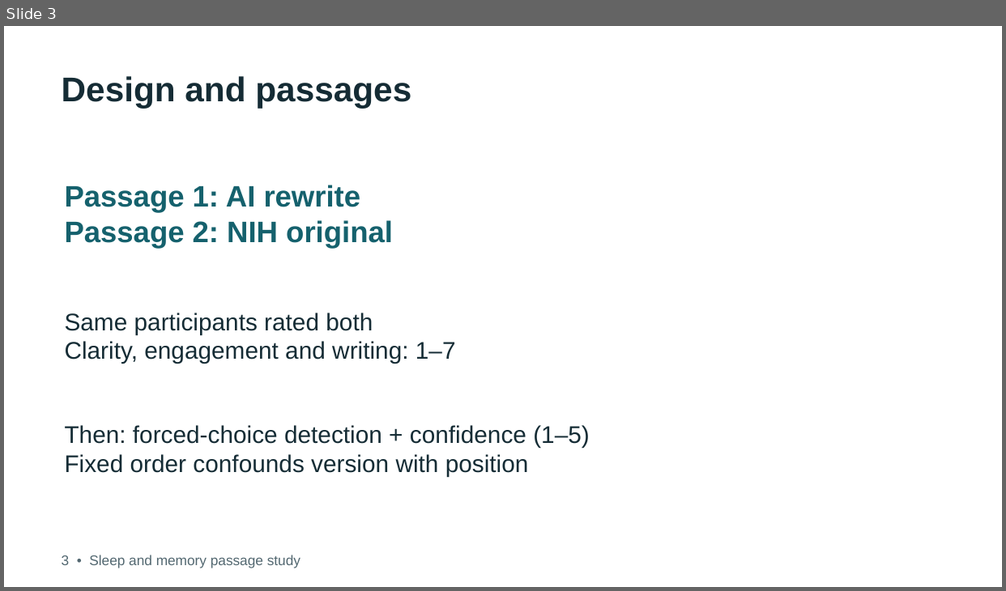
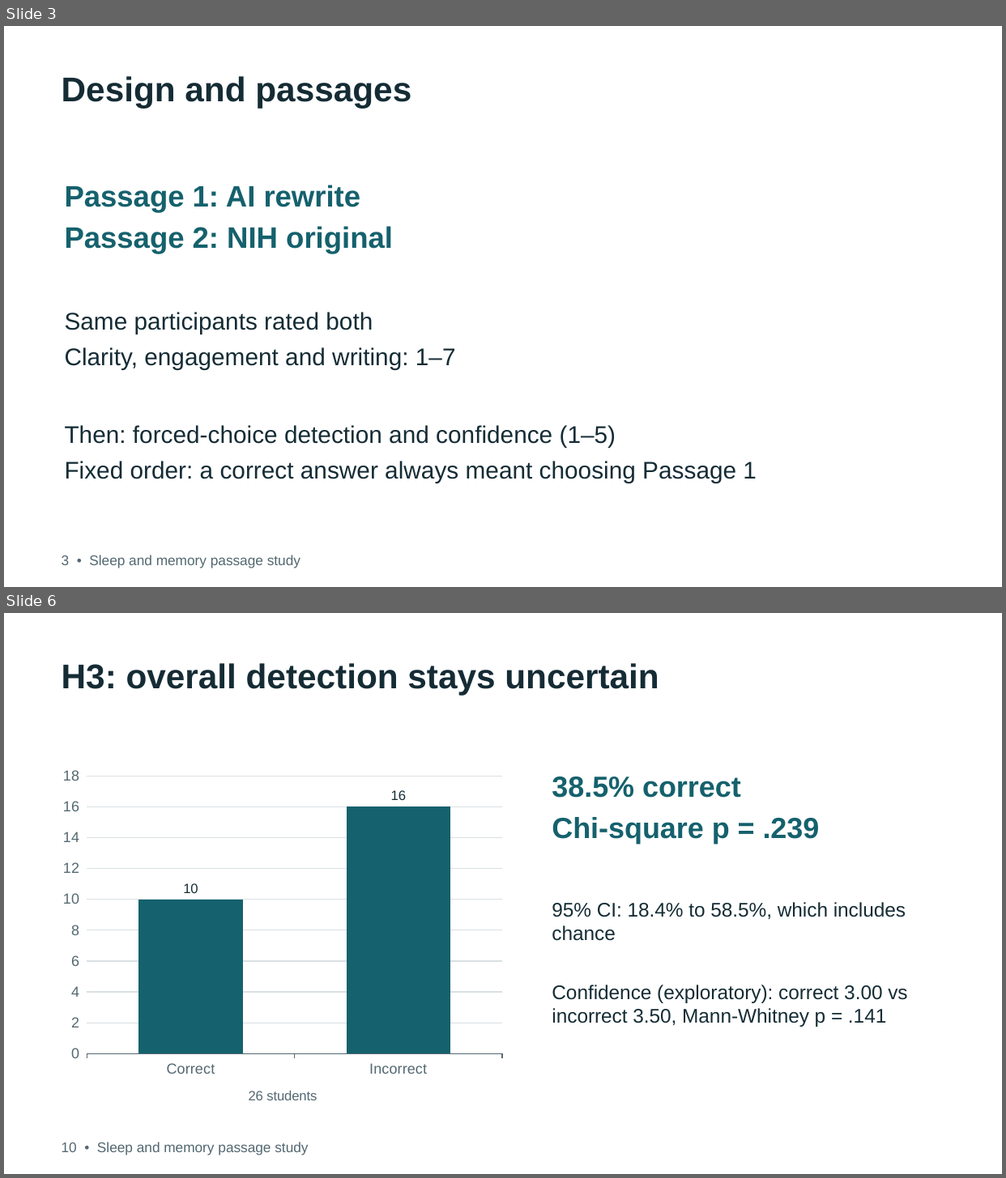
Before and after one commit to debshreechowdhury/sleep-memory-passage-study, a slide deck: presentation/design_detection.pptx. Shown one above the other, each under a label of ours: slide 3 before the commit, slides 3 and 6 after it; the slides between them are not shown. The pictures are 1006x591 and 1006x1178 pixels, drawn with LibreOffice and Linux fonts; fonts in the diff are those of the drawing. Boxes give left, top, right and bottom in pixels: in the first picture for what was removed or moved away, otherwise in the second. Text is boxed around its words. In the diff, an @@ line names an element or a change of style, - is before the commit and + after.

```diff
--- a/presentation/design_detection.pptx
+++ b/presentation/design_detection.pptx
@@ slide 6 added at (x1=4, y1=613, x2=1002, y2=1174), background #FFFFFF @@
@@ text added at (x1=62, y1=663, x2=658, y2=695), 33 pt, text #152C35, bold @@
+H3: overall detection stays uncertain
@@ column chart added at (x1=54, y1=760, x2=512, y2=1121) @@
+categories: Correct, Incorrect
+Series 1: 10, 16
@@ text added at (x1=552, y1=777, x2=820, y2=844), 28 pt, text #15616D, bold @@
+38.5% correct
+Chi-square p = .239
@@ text added at (x1=552, y1=902, x2=907, y2=1027), 19 pt, text #152C35 @@
+95% CI: 18.4% to 58.5%, which includes chance
+Confidence (exploratory): correct 3.00 vs incorrect 3.50, Mann-Whitney p = .141
@@ text added at (x1=62, y1=1142, x2=308, y2=1155), 13.5 pt, text #536871 @@
+10 • Sleep and memory passage study
@@ slide 3 changed as well @@
@@ text "Passage 1: AI rewrite" at (x1=65, y1=185, x2=393, y2=254): more space between paragraphs @@
@@ text "Same participants rated both" at (x1=65, y1=312, x2=456, y2=369): more space between paragraphs @@
@@ text at (x1=65, y1=425, x2=756, y2=483): text changed @@
-Then: forced-choice detection + confidence (1–5)
-Fixed order confounds version with position
+Then: forced-choice detection and confidence (1–5)
+Fixed order: a correct answer always meant choosing Passage 1
```
Also in this commit, not shown: 4 other slides changed, 2 other slides added, 3 slides removed, 51 other files.
